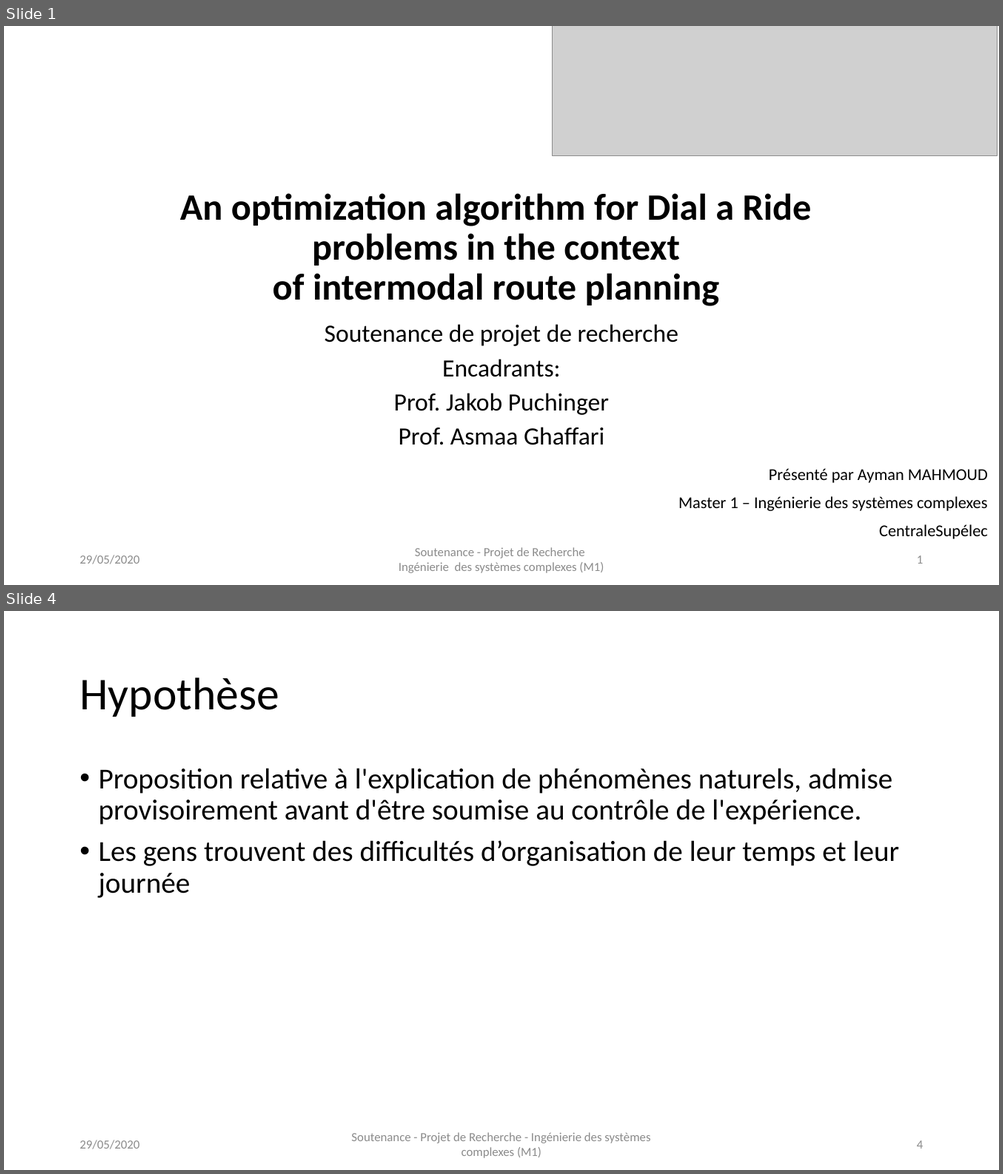
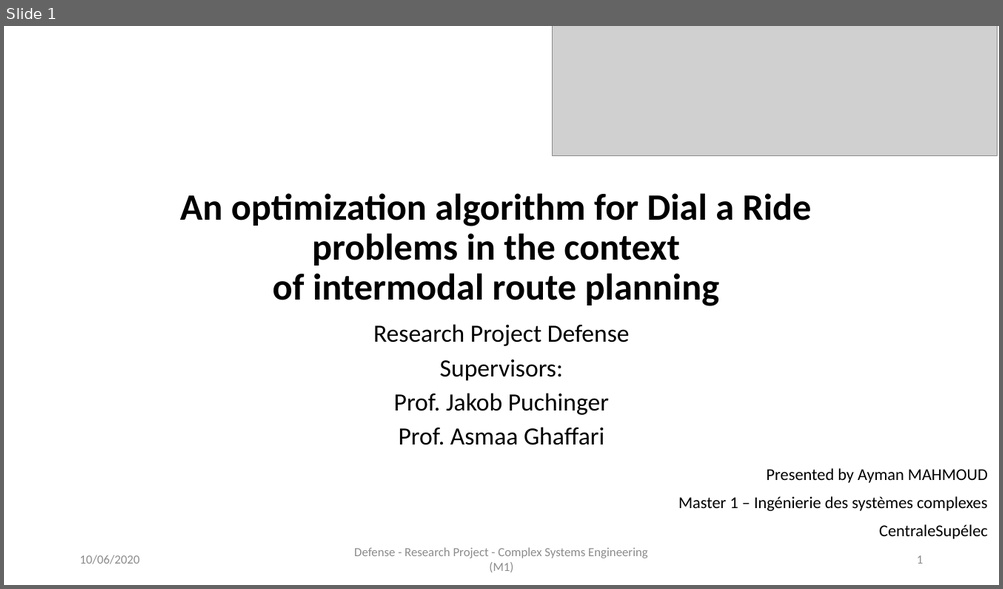
Before and after one commit to AymanABDELHAMID/OD_MTO_DARP, a slide deck: Presentation/presentation_AymanMahmoud.pptx. Shown one above the other, each under a label of ours: slides 1 and 4 before the commit, slide 1 after it; the slides between them are not shown. The pictures are 1003x1174 and 1003x589 pixels, drawn with LibreOffice and Linux fonts; fonts in the diff are those of the drawing; grey boxes stand for pictures. Boxes give left, top, right and bottom in pixels: in the first picture for what was removed or moved away, otherwise in the second. Text is boxed around its words. In the diff, an @@ line names an element or a change of style, - is before the commit and + after.

```diff
--- a/Presentation/presentation_AymanMahmoud.pptx
+++ b/Presentation/presentation_AymanMahmoud.pptx
@@ slide 4 removed at [4, 611, 999, 1170], background #FFFFFF @@
@@ title removed at [79, 678, 279, 717] @@
-Hypothèse
@@ text removed at [99, 768, 899, 898] @@
-• Proposition relative à l'explication de phénomènes naturels, admise provisoirement avant d'être soumise au contrôle de l'expérience.
-• Les gens trouvent des difficultés d’organisation de leur temps et leur journée
@@ text removed at [79, 1140, 139, 1150] @@
-29/05/2020
@@ text removed at [351, 1133, 650, 1159] @@
-Soutenance - Projet de Recherche - Ingénierie des systèmes complexes (M1)
@@ page number removed at [916, 1141, 922, 1149] @@
-4
@@ slide 1 changed as well @@
@@ subtitle at [373, 324, 629, 381]: text changed @@
-Soutenance de projet de recherche
-Encadrants:
+Research Project Defense
+Supervisors:
@@ text at [766, 469, 987, 483]: text changed @@
-Présenté par Ayman MAHMOUD
+Presented by Ayman MAHMOUD
@@ text at [79, 555, 139, 565]: text changed @@
-29/05/2020
+10/06/2020
@@ text at [354, 548, 648, 573]: text changed @@
-Soutenance - Projet de Recherche
-Ingénierie des systèmes complexes (M1)
+Defense - Research Project - Complex Systems Engineering (M1)
```
Also in this commit, not shown: 9 other slides changed, 22 slides added, 7 other slides removed, 3 other files.
